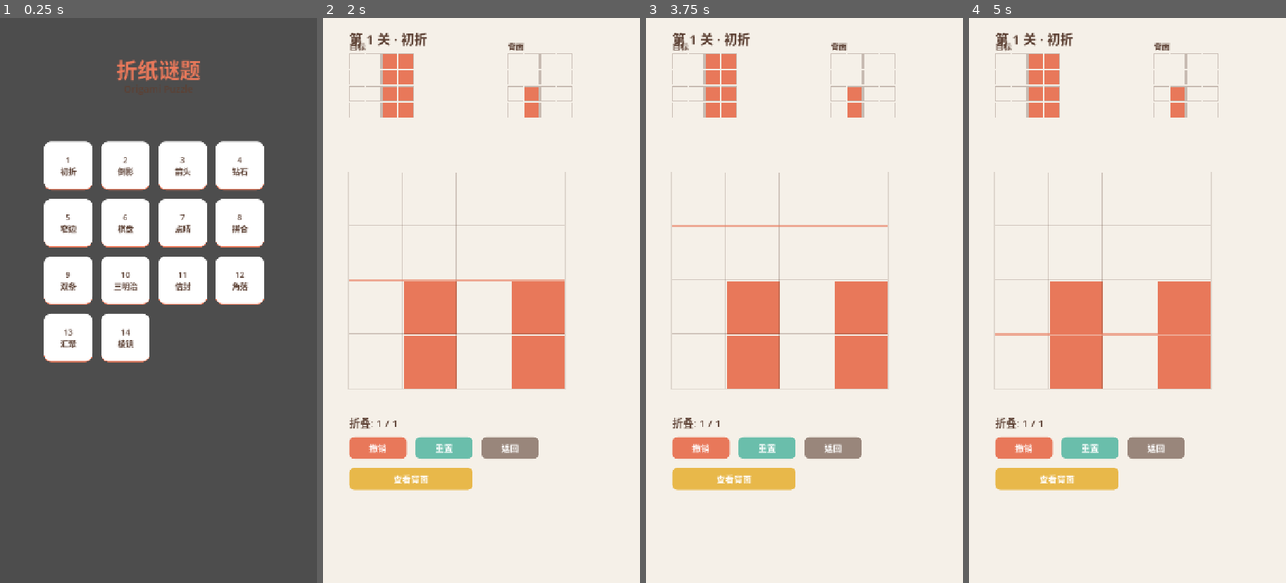
Above: before the commit, frames 1-4 (left to right).
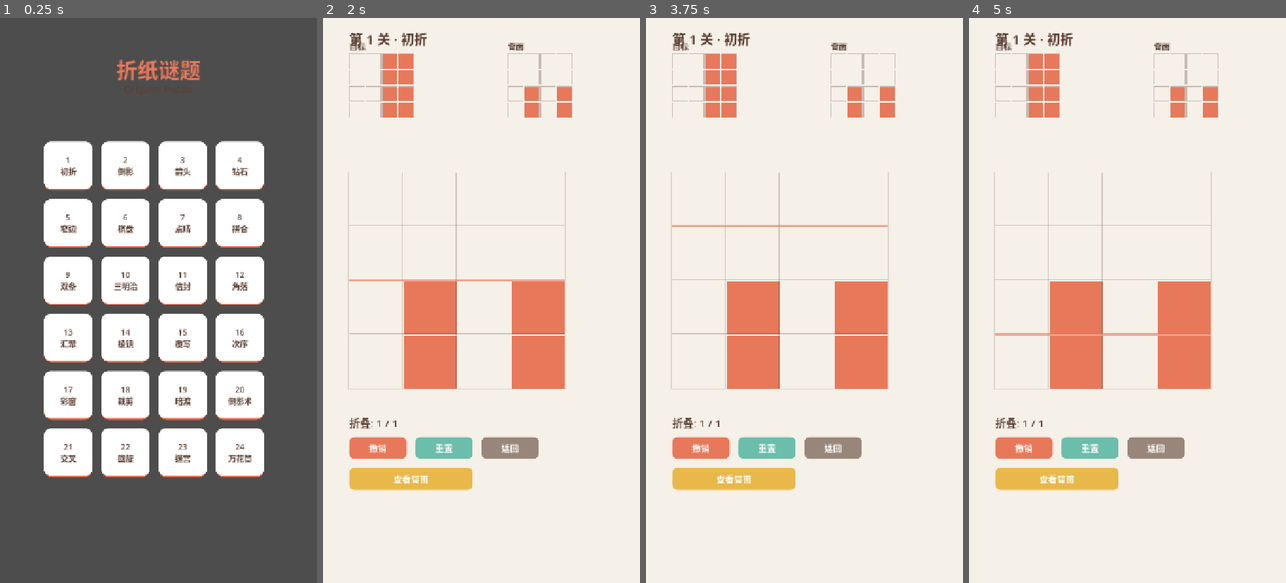
Above: after the commit, the same moments.

Repository: oscarrr112/origami-puzzle
Game: Godot game, scene res://scenes/main.tscn
Same seed, same stepped clock (60 frames per second), same inputs: the game is played once before the commit and once after it.
Inputs (mouse positions are in pixels of both pictures, inside the frame that each line leads up to):
- Up to frame 1 (0.25 s): no input
- Up to frame 2 (2 s): click "1 初折" at 0.5 s; click (402, 277) at 1.27 s
- Up to frame 3 (3.75 s): click (779, 277) at 2.02 s; click (833, 277) at 2.77 s; click (779, 227) at 3.52 s
- Up to frame 4 (5 s): click (1102, 334) at 4.27 s

The runs differ from the first frame. In frame 1, 13% of the frame differs, in the area x 13-84%, y 52-82%; in frame 2, 0.2%; in frame 3, 0.2%; in frame 4, 0.2%.

Commit message:
feat: add front-to-back transfer mechanic and 10 advanced levels (15-24)
Fold now transfers source front colors to target back (like real paper),
enabling multi-step color relocation puzzles. Added levels 15-18 (overwrite/
order-dependent) and 19-24 (front-back relay chains up to 4 folds).

Co-Authored-By: Claude Opus 4.6 <noreply@anthropic.com>

Diff:
--- a/data/levels.json
+++ b/data/levels.json
@@ -335,6 +335,246 @@
         [0, 3, 1, 0],
         [0, 0, 0, 0]
       ]
+    },
+    {
+      "id": 15,
+      "name": "覆写",
+      "size": 4,
+      "max_folds": 2,
+      "front": [
+        [0, 0, 0, 0],
+        [0, 1, 1, 0],
+        [0, 1, 1, 0],
+        [0, 0, 0, 0]
+      ],
+      "back": [
+        [0, 0, 0, 0],
+        [3, 0, 0, 2],
+        [0, 0, 0, 0],
+        [0, 0, 0, 0]
+      ],
+      "target": [
+        [0, 0, 0, 0],
+        [0, 3, 2, 0],
+        [0, 1, 1, 0],
+        [0, 0, 0, 0]
+      ]
+    },
+    {
+      "id": 16,
+      "name": "次序",
+      "size": 4,
+      "max_folds": 2,
+      "front": [
+        [0, 0, 0, 0],
+        [0, 1, 1, 0],
+        [0, 1, 1, 0],
+        [0, 0, 0, 0]
+      ],
+      "back": [
+        [0, 3, 0, 0],
+        [2, 0, 0, 0],
+        [2, 0, 0, 0],
+        [0, 0, 0, 0]
+      ],
+      "target": [
+        [0, 0, 0, 0],
+        [0, 3, 1, 0],
+        [0, 2, 1, 0],
+        [0, 0, 0, 0]
+      ]
+    },
+    {
+      "id": 17,
+      "name": "彩窗",
+      "size": 4,
+      "max_folds": 3,
+      "front": [
+        [0, 0, 0, 0],
+        [0, 1, 1, 0],
+        [0, 1, 1, 0],
+        [0, 0, 0, 0]
+      ],
+      "back": [
+        [0, 0, 2, 0],
+        [3, 0, 0, 0],
+        [0, 0, 0, 3],
+        [0, 0, 0, 0]
+      ],
+      "target": [
+        [0, 0, 0, 0],
+        [0, 3, 2, 0],
+        [0, 1, 3, 0],
+        [0, 0, 0, 0]
+      ]
+    },
+    {
+      "id": 18,
+      "name": "裁剪",
+      "size": 4,
+      "max_folds": 2,
+      "front": [
+        [1, 0, 0, 1],
+        [0, 0, 0, 0],
+        [0, 0, 0, 0],
+        [1, 0, 0, 1]
+      ],
+      "back": [
+        [0, 0, 0, 0],
+        [0, 0, 0, 2],
+        [0, 0, 0, 2],
+        [0, 0, 0, 0]
+      ],
+      "target": [
+        [0, 0, 0, 0],
+        [0, 0, 2, 0],
+        [0, 0, 2, 0],
+        [0, 0, 0, 0]
+      ]
+    },
+    {
+      "id": 19,
+      "name": "暗渡",
+      "size": 4,
+      "max_folds": 2,
+      "front": [
+        [1, 0, 0, 2],
+        [1, 0, 0, 2],
+        [0, 0, 0, 0],
+        [0, 0, 0, 0]
+      ],
+      "back": [
+        [3, 0, 0, 0],
+        [3, 0, 0, 0],
+        [0, 0, 0, 0],
+        [0, 0, 0, 0]
+      ],
+      "target": [
+        [0, 0, 1, 2],
+        [0, 0, 1, 2],
+        [0, 0, 0, 0],
+        [0, 0, 0, 0]
+      ]
+    },
+    {
+      "id": 20,
+      "name": "倒影术",
+      "size": 4,
+      "max_folds": 2,
+      "front": [
+        [1, 0, 2, 0],
+        [0, 0, 0, 0],
+        [0, 0, 0, 0],
+        [3, 0, 0, 0]
+      ],
+      "back": [
+        [3, 0, 0, 0],
+        [0, 0, 0, 0],
+        [0, 0, 0, 0],
+        [0, 0, 0, 0]
+      ],
+      "target": [
+        [0, 0, 0, 0],
+        [0, 0, 0, 0],
+        [1, 0, 2, 0],
+        [3, 0, 0, 0]
+      ]
+    },
+    {
+      "id": 21,
+      "name": "交叉",
+      "size": 4,
+      "max_folds": 3,
+      "front": [
+        [1, 0, 0, 2],
+        [0, 0, 0, 0],
+        [3, 0, 0, 0],
+        [0, 0, 0, 0]
+      ],
+      "back": [
+        [2, 0, 0, 1],
+        [0, 0, 0, 0],
+        [0, 0, 0, 0],
+        [0, 0, 0, 0]
+      ],
+      "target": [
+        [0, 0, 0, 0],
+        [0, 0, 2, 1],
+        [0, 0, 3, 0],
+        [0, 0, 0, 0]
+      ]
+    },
+    {
+      "id": 22,
+      "name": "回旋",
+      "size": 4,
+      "max_folds": 3,
+      "front": [
+        [1, 0, 0, 0],
+        [0, 2, 0, 0],
+        [0, 0, 0, 0],
+        [0, 0, 0, 0]
+      ],
+      "back": [
+        [0, 0, 0, 0],
+        [0, 0, 0, 0],
+        [0, 0, 3, 0],
+        [0, 0, 0, 1]
+      ],
+      "target": [
+        [0, 0, 0, 0],
+        [0, 0, 0, 0],
+        [0, 0, 2, 1],
+        [0, 0, 0, 0]
+      ]
+    },
+    {
+      "id": 23,
+      "name": "迷宫",
+      "size": 4,
+      "max_folds": 3,
+      "front": [
+        [1, 0, 0, 2],
+        [0, 3, 0, 0],
+        [0, 0, 0, 0],
+        [0, 0, 0, 0]
+      ],
+      "back": [
+        [2, 0, 0, 0],
+        [0, 1, 0, 0],
+        [0, 0, 0, 0],
+        [0, 0, 0, 0]
+      ],
+      "target": [
+        [0, 0, 0, 0],
+        [0, 0, 2, 1],
+        [0, 0, 0, 0],
+        [0, 0, 0, 0]
+      ]
+    },
+    {
+      "id": 24,
+      "name": "万花筒",
+      "size": 4,
+      "max_folds": 4,
+      "front": [
+        [1, 0, 0, 3],
+        [0, 0, 0, 0],
+        [0, 0, 2, 0],
+        [0, 0, 0, 0]
+      ],
+      "back": [
+        [2, 0, 0, 0],
+        [0, 0, 0, 0],
+        [0, 0, 0, 0],
+        [0, 0, 0, 0]
+      ],
+      "target": [
+        [0, 0, 0, 0],
+        [0, 0, 3, 0],
+        [0, 0, 2, 0],
+        [0, 0, 0, 0]
+      ]
     }
   ]
 }
--- a/scripts/grid_model.gd
+++ b/scripts/grid_model.gd
@@ -61,6 +61,8 @@
 			for row in range(size):
 				result.sources.append(Vector2i(col, row))
 				result.targets.append(Vector2i(mirror, row))
+				if front[row][col] != EMPTY:
+					back[row][mirror] = front[row][col]
 				if back[row][col] != EMPTY:
 					front[row][mirror] = back[row][col]
 				front[row][col] = EMPTY
@@ -73,6 +75,8 @@
 			for row in range(size):
 				result.sources.append(Vector2i(col, row))
 				result.targets.append(Vector2i(mirror, row))
+				if front[row][col] != EMPTY:
+					back[row][mirror] = front[row][col]
 				if back[row][col] != EMPTY:
 					front[row][mirror] = back[row][col]
 				front[row][col] = EMPTY
@@ -92,6 +96,8 @@
 			for col in range(size):
 				result.sources.append(Vector2i(col, row))
 				result.targets.append(Vector2i(col, mirror))
+				if front[row][col] != EMPTY:
+					back[mirror][col] = front[row][col]
 				if back[row][col] != EMPTY:
 					front[mirror][col] = back[row][col]
 				front[row][col] = EMPTY
@@ -104,6 +110,8 @@
 			for col in range(size):
 				result.sources.append(Vector2i(col, row))
 				result.targets.append(Vector2i(col, mirror))
+				if front[row][col] != EMPTY:
+					back[mirror][col] = front[row][col]
 				if back[row][col] != EMPTY:
 					front[mirror][col] = back[row][col]
 				front[row][col] = EMPTY
